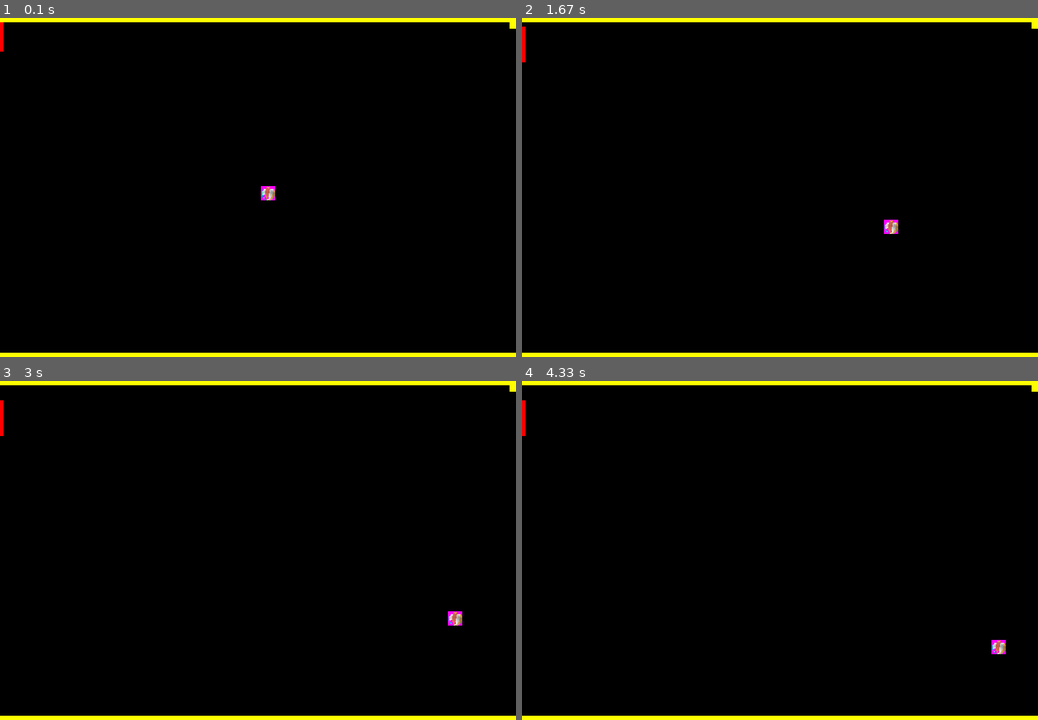
Above: before the commit, frames 1-4 (two rows, left to right).
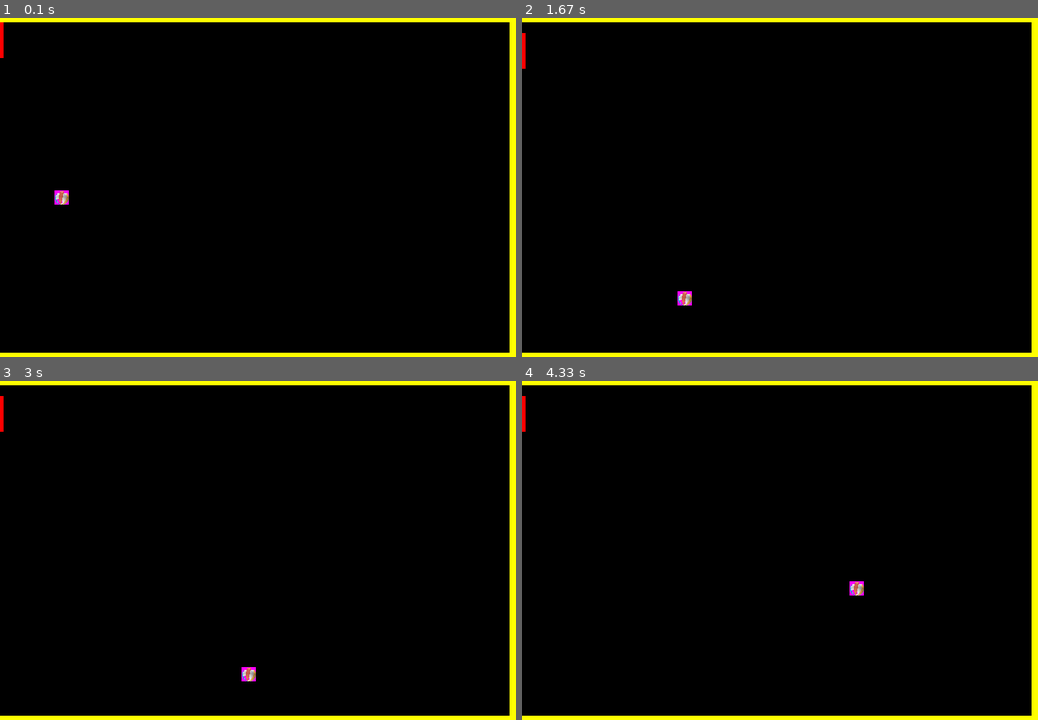
Above: after the commit, the same moments.

Repository: french-dev-tool/pygame_tute
Game: pygame game, started from pong/__main__.py
Same seed, same stepped clock (60 frames per second), same inputs: the game is played once before the commit and once after it.
Inputs:
- Up to frame 1 (0.1 s): no input
- Up to frame 2 (1.67 s): hold W 0.33-0.8 s; hold S 0.83-1.3 s; hold W from 1.33 s (still down)
- Up to frame 3 (3 s): release W at 1.7 s; hold S 1.73-2.1 s; hold W 2.13-2.43 s; hold S 2.47-2.77 s; hold W from 2.8 s (still down)
- Up to frame 4 (4.33 s): release W at 3.17 s; hold S 3.2-3.57 s; hold W 3.6-3.9 s; hold S 3.93-4.23 s; hold W from 4.27 s (still down)

The runs differ from the first frame. In frame 1, 1.4% of the frame differs, in the area x 0-100%, y 3-99%; in frame 2, 1.5%, in the area x 0-100%, y 2-99%; in frame 3, 1.4%; in frame 4, 1.4%.

Commit message:
Implement balls change in dir based on collision

Diff:
--- a/pong/__main__.py
+++ b/pong/__main__.py
@@ -1,7 +1,6 @@
 """Main class of the pong game.
 Handles all logic associated with playing the game solo or with an opponent
 """
-import math
 import pygame
 import pygame.locals
 # from pygame import locals as pygame_locals
@@ -12,8 +11,6 @@
 from utils.constants import (
     BOARD_HEIGHT,
     BOARD_WIDTH,
-    BOARD_EDGE_MULTIPLIER,
-    BORDER_THICKNESS,
     FPS
 )
 from paddle.paddle import Paddle
@@ -38,7 +35,6 @@
     screen = pygame.display.set_mode((BOARD_WIDTH, BOARD_HEIGHT))
     player = Paddle(player_color)
     ball = Ball()
-
     pygame.display.flip()
     board = Board(screen=screen,
                   player=player,
@@ -48,12 +44,12 @@
 
 
 def main():
-    """Handles all logic associated with playing the game solo or with an opponent
+    """Handles logic associated with playing the game solo
     """
     board, clock = setup()
     # Main loop
     while True:
-        ms_elapsed = clock.tick(FPS)
+        clock.tick(FPS)
         for event in pygame.event.get():
             if event.type == QUIT:
                 # pylint: disable=no-member
--- a/pong/ball/ball.py
+++ b/pong/ball/ball.py
@@ -45,27 +45,20 @@
         or the bounds of the board either left or right, or up or down
         """
         old_coords = self.coords
-        # Handle the horizontal movement of the ball
-        if old_coords[0] + self.diameter >= BOARD_WIDTH or old_coords[0] <= 0:
-            # Reverse the direction when we exceed or meet the bounds of the
-            # board either left or right, or up or down
-            self.direction['H'] = -(self.direction['H'])
 
-        # Handle the vertical movement of the ball
-        if (old_coords[1] + self.diameter >= BOARD_HEIGHT - BORDER_THICKNESS
-                or old_coords[1] <= 0 + BORDER_THICKNESS):
-            self.direction['V'] = -(self.direction['V'])
-
-        new_coords = (old_coords[0] + self.direction['H'] *
-                      self.speed[0],
-                      old_coords[1] + self.direction['V'] *
-                      self.speed[1])
+        new_coords = (old_coords[0] + self.direction['H'] * self.speed[0],
+                      old_coords[1] + self.direction['V'] * self.speed[1])
         self.coords = new_coords
 
     def reverse_horizontal_direction(self):
         """Reverses the ball's horizontal direction
         """
         self.direction['H'] = -(self.direction['H'])
+
+    def reverse_vertical_direction(self):
+        """Reverses the ball's vertical direction
+        """
+        self.direction['V'] = -(self.direction['V'])
 
     def get_image(self):
         """Returns a pygame image object of the ball
--- a/pong/board/board.py
+++ b/pong/board/board.py
@@ -2,6 +2,7 @@
 """
 import pygame
 from utils.constants import BOARD_WIDTH, BOARD_HEIGHT, BORDER_THICKNESS
+from border.border import Border
 
 border_color = pygame.Color("yellow")
 border_b_origin = (0, BOARD_HEIGHT - BORDER_THICKNESS)
@@ -16,24 +17,29 @@
         self.height = screen.get_height()
         self.width = screen.get_width()
         self.borders = {
-            't': pygame.draw.rect(self.screen, border_color,
-                                  pygame.Rect((0, 0),
-                                              (BOARD_WIDTH, BORDER_THICKNESS))),
-            'b': pygame.draw.rect(self.screen, border_color,
-                                  pygame.Rect(border_b_origin,
-                                              (BOARD_WIDTH, BORDER_THICKNESS))),
-            'r': pygame.draw.rect(self.screen, border_color,
-                                  pygame.Rect(border_r_origin,
-                                              (BOARD_HEIGHT - BORDER_THICKNESS,
-                                               BORDER_THICKNESS)))
+            Border('t'): pygame.draw.rect(self.screen, border_color,
+                                          pygame.Rect((0, 0),
+                                                      (BOARD_WIDTH, BORDER_THICKNESS))),
+            Border('b'): pygame.draw.rect(self.screen, border_color,
+                                          pygame.Rect(border_b_origin,
+                                                      (BOARD_WIDTH, BORDER_THICKNESS))),
+            Border('r'): pygame.draw.rect(self.screen, border_color,
+                                          pygame.Rect(border_r_origin,
+                                                      (BORDER_THICKNESS,
+                                                       BOARD_HEIGHT - BORDER_THICKNESS)))
         }
         self.player = player
         self.ball = ball
 
-    def determine_collision(self):
+    def determine_paddle_collision(self):
         """Returns true if the ball collides with the paddle
         """
         return self.player.get_rect().colliderect(self.ball.get_rect())
+
+    def determine_border_collision(self, border):
+        """Returns true if the ball collides with specified border
+        """
+        return self.ball.get_rect().colliderect(self.borders[border])
 
     def draw(self):
         """Draw the board, with paddles and ball
@@ -46,14 +52,21 @@
         self.ball.update()
         ball_rect = self.ball.get_rect()
 
-        if self.determine_collision():
+        if self.determine_paddle_collision():
             self.ball.reverse_horizontal_direction()
             self.player.increment_score()
 
+        if self.determine_border_collision(Border('r')):
+            self.ball.reverse_horizontal_direction()
+
+        if (self.determine_border_collision(Border('t'))
+                or self.determine_border_collision(Border('b'))):
+            self.ball.reverse_vertical_direction()
+
         pygame.draw.rect(self.screen, self.player.color, player_rect)
-        pygame.draw.rect(self.screen, pygame.Color("yellow"), self.borders['t'])
-        pygame.draw.rect(self.screen, pygame.Color("yellow"), self.borders['b'])
-        pygame.draw.rect(self.screen, pygame.Color("yellow"), self.borders['r'])
+        pygame.draw.rect(self.screen, pygame.Color("yellow"), self.borders[Border('t')])
+        pygame.draw.rect(self.screen, pygame.Color("yellow"), self.borders[Border('b')])
+        pygame.draw.rect(self.screen, pygame.Color("yellow"), self.borders[Border('r')])
 
         pygame.draw.rect(self.screen, self.ball.color, ball_rect)
         self.screen.blit(self.ball.get_image(), ball_rect)
--- /dev/null
+++ b/pong/border/border.py
@@ -0,0 +1,9 @@
+from enum import Enum
+
+
+class Border(Enum):
+    """Restricts the types that can be supplied to the determine_border_collision func
+    """
+    RIGHT = 'r'
+    TOP = 't'
+    BOTTOM = 'b'
--- a/pong/paddle/paddle.py
+++ b/pong/paddle/paddle.py
@@ -17,7 +17,7 @@
         self.width = 5
         self.height = 50
         self.speed = 15
-        self.coords = (0, 0)
+        self.coords = (0, BORDER_THICKNESS)
         self.score = 0
         self.color = color
 
@@ -33,9 +33,15 @@
         """
         old_coords = self.coords
         # Update the position of the paddle when new pos is valid
-        new_coords = (old_coords[0], old_coords[1] + direction * self.speed)
-        if 0 + BORDER_THICKNESS < new_coords[1] and new_coords[1] + self.height < BOARD_HEIGHT - BORDER_THICKNESS:
-            self.coords = new_coords
+        new_coords = (0, old_coords[1] + direction * self.speed)
+        # If new coords is less than border thickness, set y to B_T
+        if new_coords[1] <= 0 + BORDER_THICKNESS:
+            new_coords = (0, BORDER_THICKNESS)
+        # elif new coords > HEIGHT - B_T set y to h - B_T
+        elif new_coords[1] + self.height >= BOARD_HEIGHT - BORDER_THICKNESS:
+            new_coords = (0, BOARD_HEIGHT - BORDER_THICKNESS - self.height)
+        # Set self.coords to new_coords in each situation
+        self.coords = new_coords
 
     def get_rect(self):
         """Gets the paddle's current Rect.
--- a/pong/utils/constants.py
+++ b/pong/utils/constants.py
@@ -8,7 +8,7 @@
 BOARD_EDGE_MULTIPLIER = 0.02 # Give 2% of screen size as edge
 BORDER_THICKNESS = floor(BOARD_EDGE_MULTIPLIER * BOARD_HEIGHT)
 INITIAL_BALL_RAD = 10
-INITIAL_BALL_POS = (floor(BOARD_WIDTH / 2) - floor(INITIAL_BALL_RAD / 2),
+INITIAL_BALL_POS = (floor(0.1 * BOARD_WIDTH) - floor(INITIAL_BALL_RAD / 2),
                     floor(BOARD_HEIGHT / 2) - floor(INITIAL_BALL_RAD / 2))
-INITIAL_BALL_SPEED = (3, 1)
+INITIAL_BALL_SPEED = (3, 3)
 FPS = 30
Empty file added: pong/border/__init__.py
